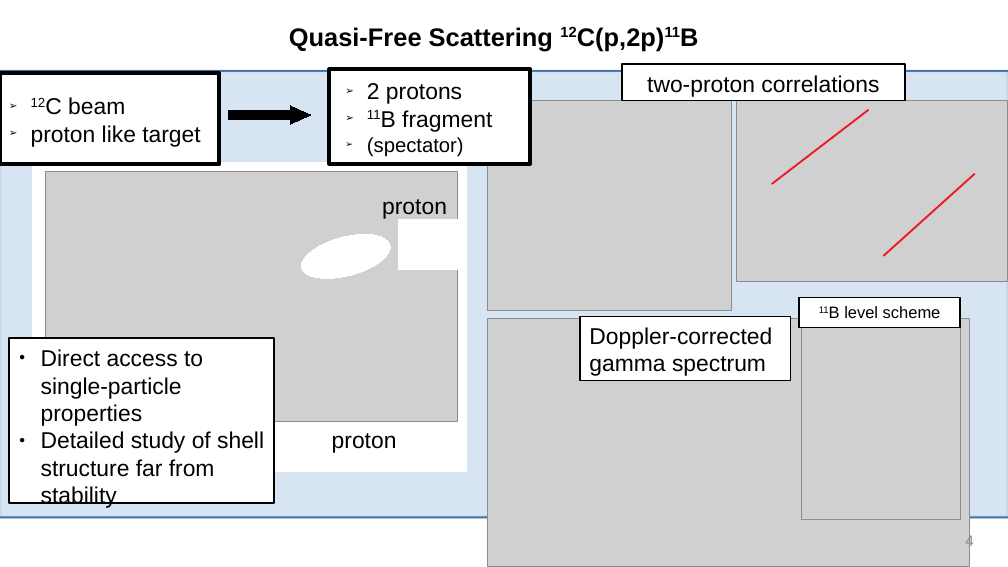
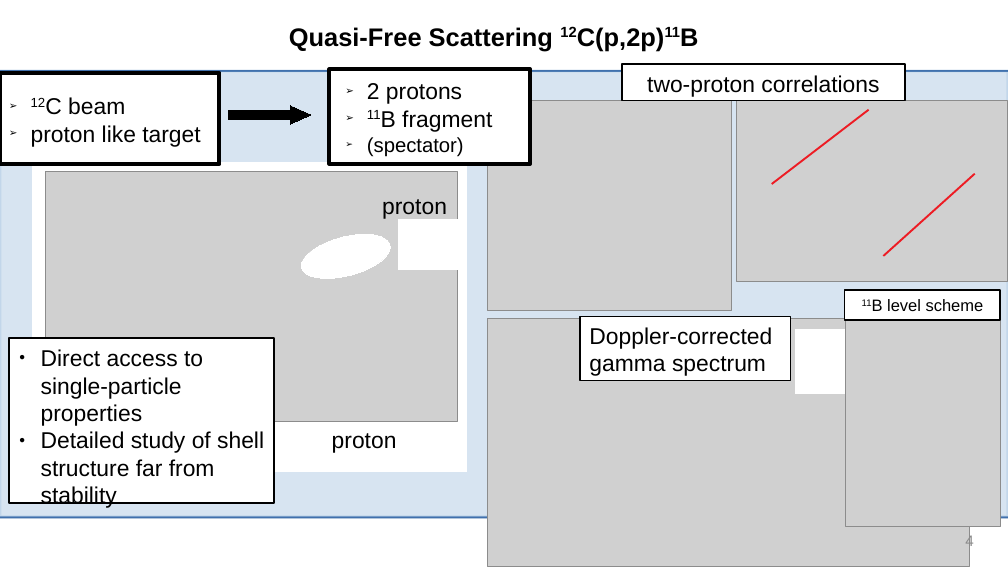
Before and after one commit to jenegger/phd_thesis, a slide deck: slide 4 of other/umlauf_folien.odp. Drawn at 1008x567 pixels with LibreOffice and Linux fonts; fonts in the diff are those of the drawing; grey boxes stand for pictures; background and template pictures are left out. Boxes give left, top, right and bottom in pixels: in the first picture for what was removed or moved away, otherwise in the second. Text is boxed around its words. In the diff, an @@ line names an element or a change of style, - is before the commit and + after.

```diff
--- a/other/umlauf_folien.odp
+++ b/other/umlauf_folien.odp
@@ rectangle "11B level scheme": place and size @@
-rectangle "11B level scheme" at bbox=[799, 297, 960, 327]
+rectangle "11B level scheme" at bbox=[845, 290, 1001, 320]
@@ rectangle added at bbox=[796, 329, 869, 393], fill #FFFFFF, outline #FFFFFF 0 pt @@
@@ picture: place and size @@
-picture at bbox=[802, 297, 960, 520]
+picture at bbox=[845, 319, 1001, 527]
```
Also in this commit, not shown: 3 other slides changed, 1 other file.
